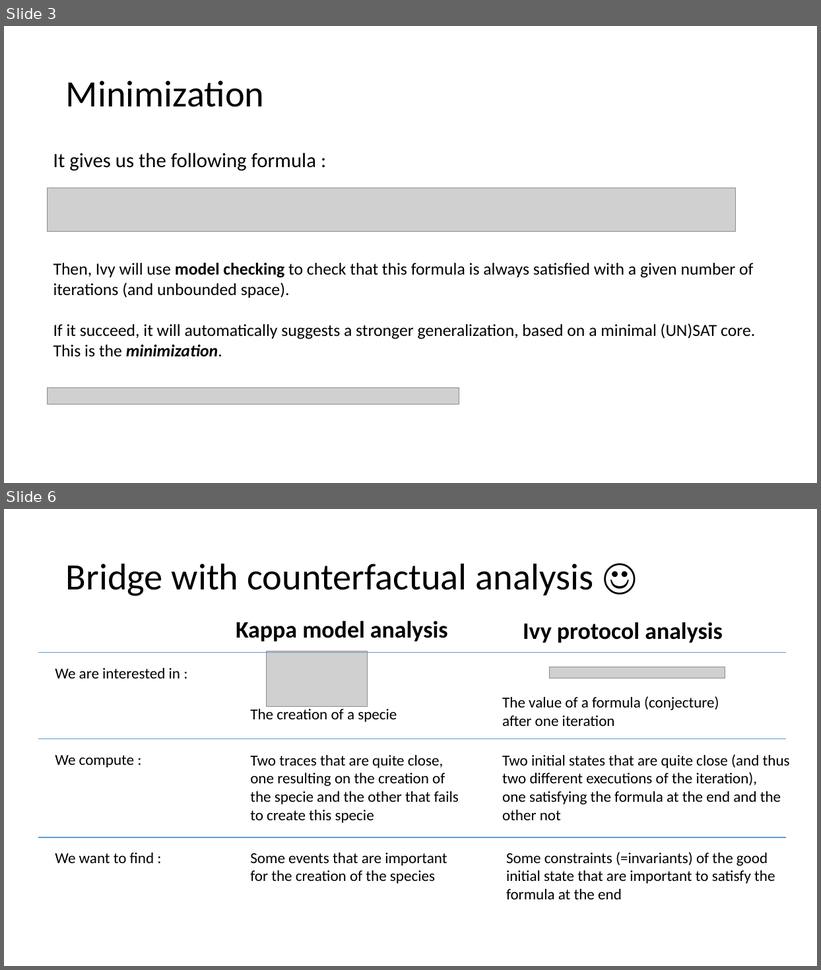
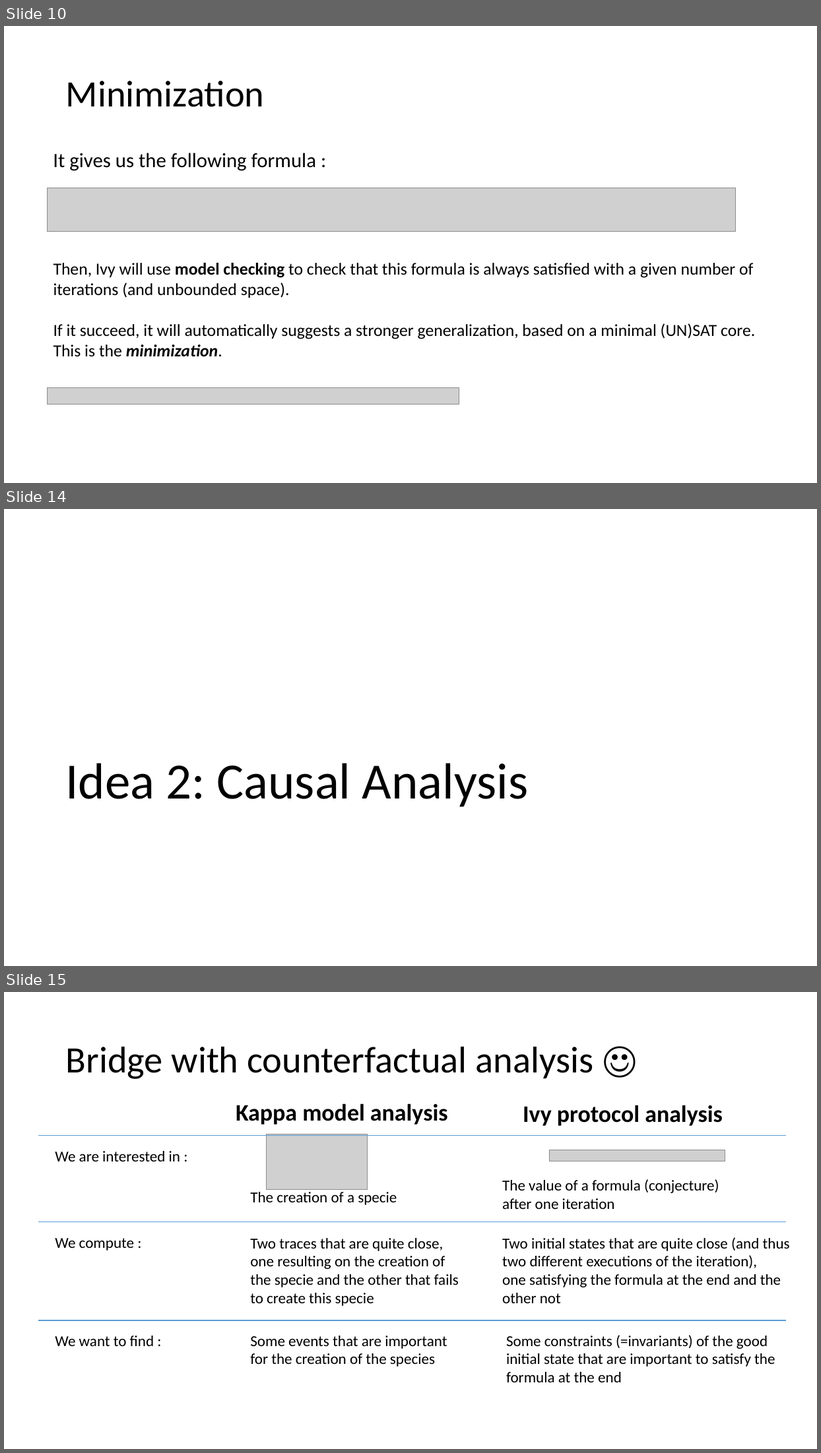
Before and after one commit to tjhance/ivy-research, a slide deck: interactive_proof/counterexample_generalization.pptx. Shown one above the other, each under a label of ours: slides 3 and 6 before the commit, slides 10, 14 and 15 after it; the slides between them are not shown. The pictures are 821x970 and 821x1453 pixels, drawn with LibreOffice and Linux fonts; fonts in the diff are those of the drawing; grey boxes stand for pictures. Boxes give left, top, right and bottom in pixels: in the first picture for what was removed or moved away, otherwise in the second. Text is boxed around its words. In the diff, an @@ line names an element or a change of style, - is before the commit and + after.

```diff
--- a/interactive_proof/counterexample_generalization.pptx
+++ b/interactive_proof/counterexample_generalization.pptx
@@ slide 14 added at [4,509,817,966], background #FFFFFF @@
@@ title added at [65,763,529,807], 60 pt, text #000000 @@
+Idea 2: Causal Analysis
@@ what was slide 3 is now slide 10 @@
@@ what was slide 6 is now slide 15 @@
```
Also in this commit, not shown: 3 slides changed, 8 other slides added.
